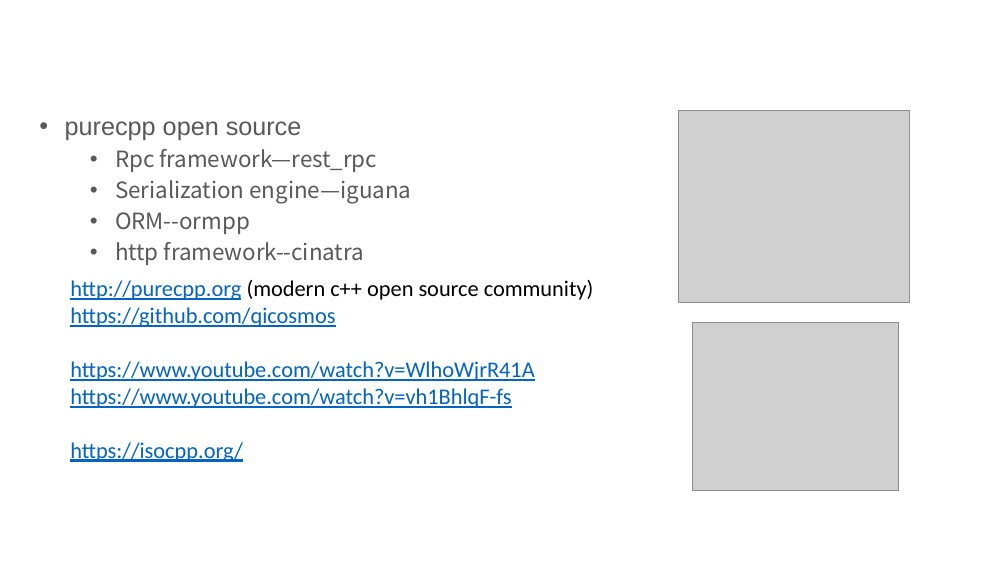
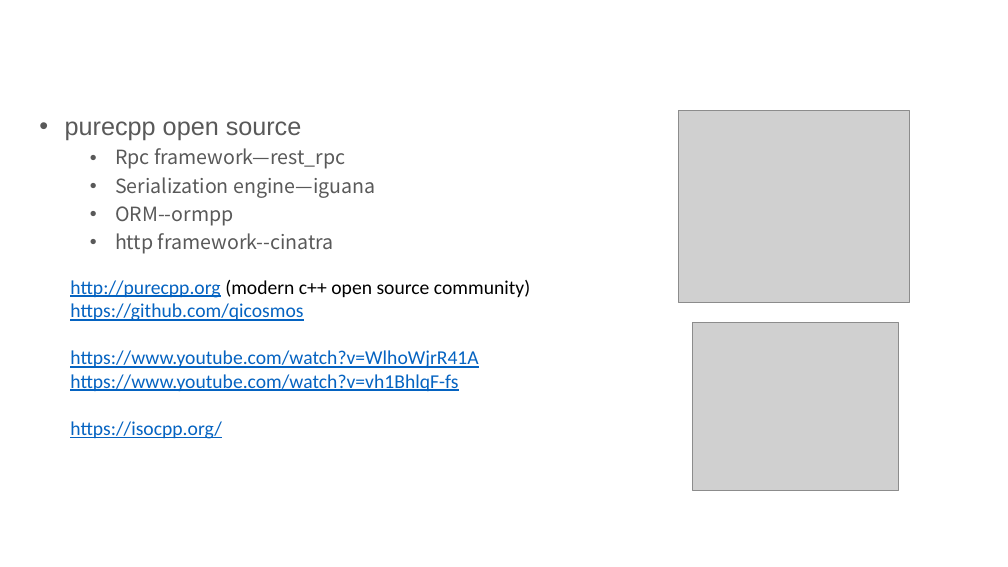
Before and after one commit to qicosmos/cppcon2017, a slide deck: slide 50 of CPP-Summit.pptx. Drawn at 1008x567 pixels with LibreOffice and Linux fonts; fonts in the diff are those of the drawing; grey boxes stand for pictures; background and template pictures are left out. Boxes give left, top, right and bottom in pixels: in the first picture for what was removed or moved away, otherwise in the second. Text is boxed around its words. In the diff, an @@ line names an element or a change of style, - is before the commit and + after.

```diff
--- a/CPP-Summit.pptx
+++ b/CPP-Summit.pptx
@@ text at (115, 148, 375, 254): size 16 to 14 pt in "Rpc framework—rest_rpc", "Serialization engine—iguana", "ORM--ormpp", "http framework--cinatra" @@
@@ text "http://purecpp.org (modern c++ open source ..." at (70, 280, 530, 439): size 16 to 14 pt @@
```
Also in this commit, not shown: 33 other slides changed.
